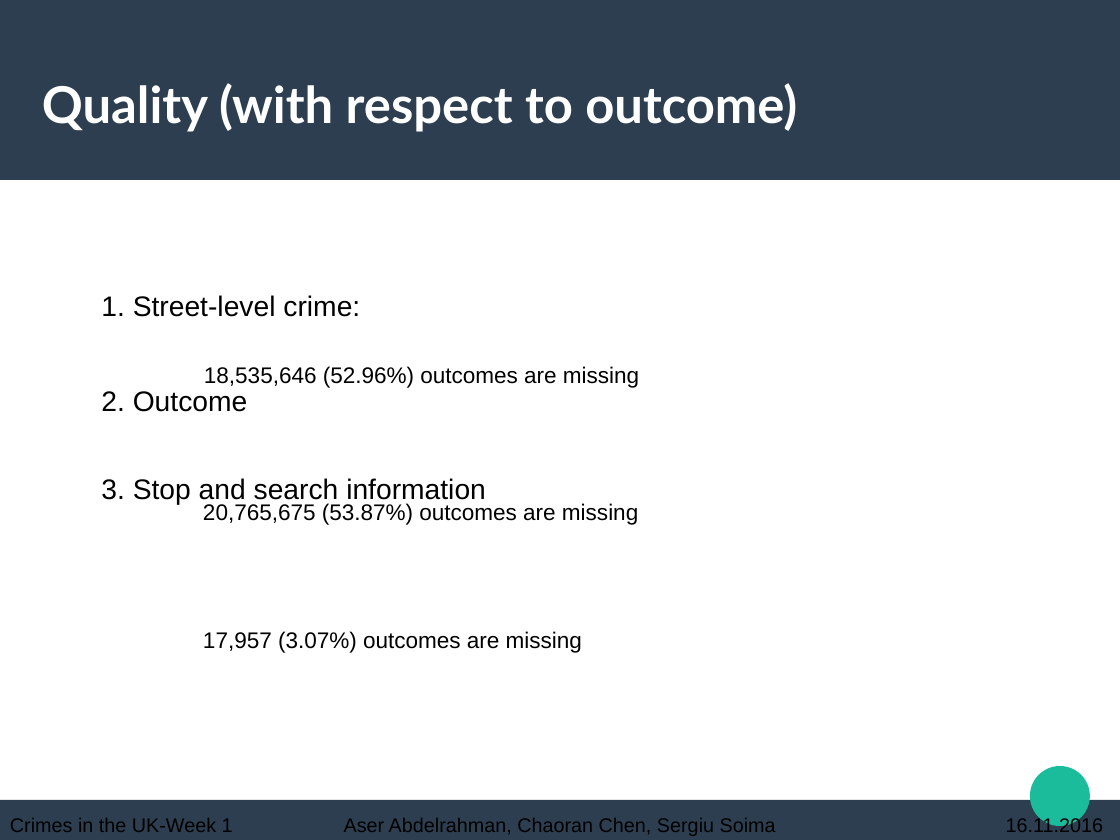
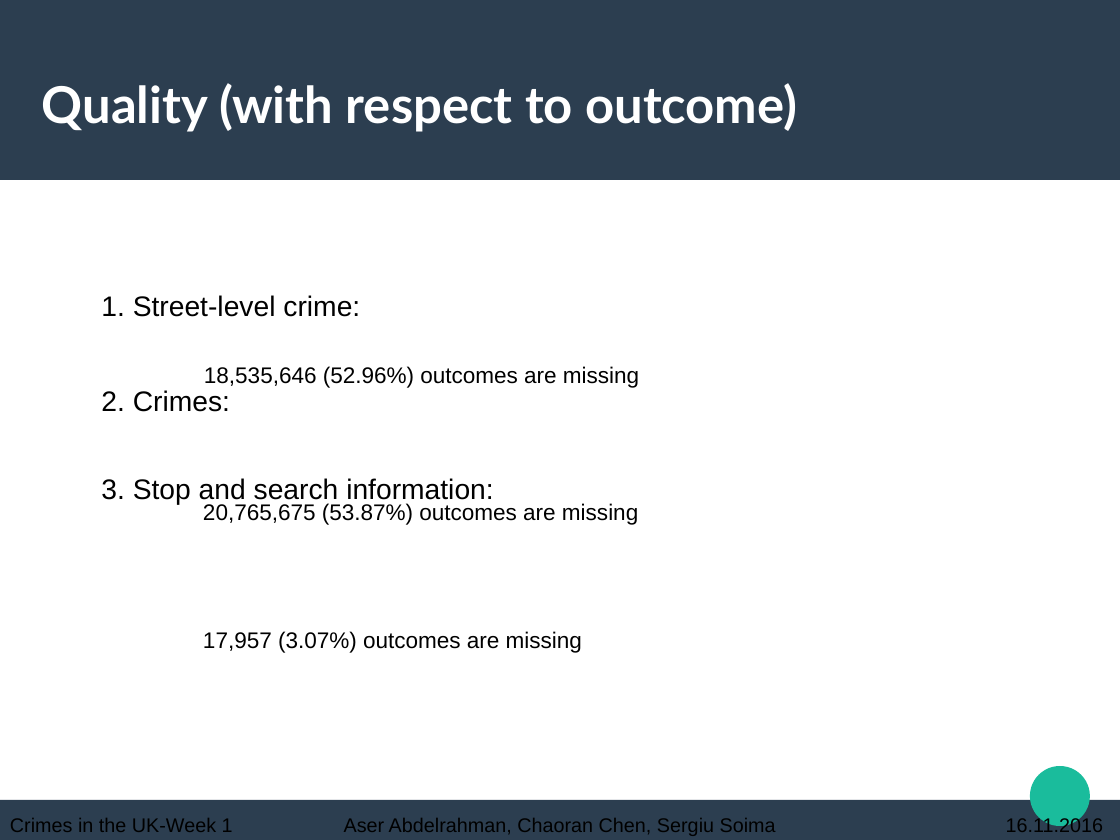
Before and after one commit to chaoran-chen/data-mining-lab-ws1617-crimes-in-uk, a slide deck: slide 3 of wiki/week-01/week-01-presentation.odp. Drawn at 1120x840 pixels with LibreOffice and Linux fonts; fonts in the diff are those of the drawing. Boxes give left, top, right and bottom in pixels: in the first picture for what was removed or moved away, otherwise in the second. Text is boxed around its words. In the diff, an @@ line names an element or a change of style, - is before the commit and + after.

Commit message:
presentation 1 final

```diff
--- a/wiki/week-01/week-01-presentation.odp
+++ b/wiki/week-01/week-01-presentation.odp
@@ text at bbox=[101, 390, 493, 505]: text changed @@
-2. Outcome
-3. Stop and search information
+2. Crimes:
+3. Stop and search information:
```
Also in this commit, not shown: 1 slide added.
